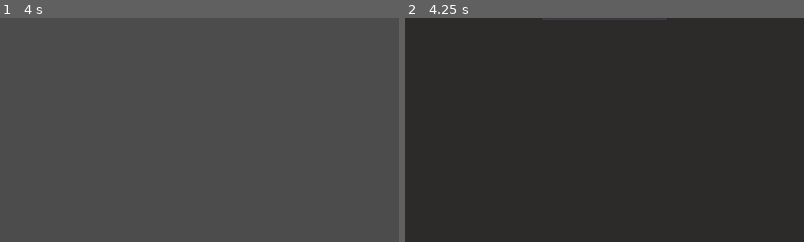
Above: before the commit, frames 1-2 (left to right).
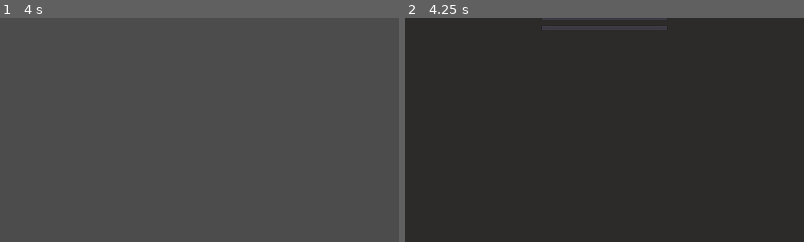
Above: after the commit, the same moments.

Repository: SwanZey/Matura
Game: Godot game, scene res://GUI.tscn
Same seed, same stepped clock (60 frames per second), same inputs: the game is played once before the commit and once after it. The project has no main scene, so this scene is started directly.
Inputs (mouse positions are % of the whole screen's width and height, from its top left):
- Up to frame 1 (4 s): tap Enter at 0.5, 2, 3.5 s; move the mouse to (72, 45) at 0.52 s; tap Space at 1.25, 2.75 s; move the mouse to (30, 55) at 1.27 s; move the mouse to (60, 28) at 2.02 s; move the mouse to (45, 70) at 2.77 s; move the mouse to (80, 65) at 3.52 s
- Up to frame 2 (4.25 s): tap Escape (ui_cancel) at 4.15 s
The pictures show only the part of the screen within x 25-75%, y 42-92%; the shares and areas given below are measured in that part.

Frame 1 is identical in both runs. In frame 2, 0.4% of the frame differs, in the area x 34-66%, y 3-6%.

Commit message:
gameover

Diff:
--- /dev/null
+++ b/Game/DeadMenu.gd
@@ -0,0 +1,22 @@
+extends Control
+
+
+var paused = false setget set_paused
+
+func set_paused(value):
+	paused = value
+	get_tree().paused = paused
+	visible = paused
+
+
+func _on_RestartDead_pressed():
+	self.paused = false
+	get_tree().reload_current_scene()
+
+
+func _on_Quit_pressed():
+	get_tree().quit()
+
+
+func _on_GUI_gameover():
+	self.paused = true
--- /dev/null
+++ b/Game/DeadMenu.tscn
@@ -0,0 +1,69 @@
+[gd_scene load_steps=6 format=2]
+
+[ext_resource path="res://.import/Montserrat-Regular.ttf" type="DynamicFontData" id=1]
+[ext_resource path="res://DeadMenu.gd" type="Script" id=2]
+
+[sub_resource type="DynamicFont" id=1]
+size = 50
+font_data = ExtResource( 1 )
+
+[sub_resource type="DynamicFont" id=2]
+size = 50
+font_data = ExtResource( 1 )
+
+[sub_resource type="DynamicFont" id=3]
+size = 50
+font_data = ExtResource( 1 )
+
+[node name="DeadMenu" type="Control"]
+pause_mode = 2
+visible = false
+anchor_right = 1.0
+anchor_bottom = 1.0
+script = ExtResource( 2 )
+
+[node name="ColorRect" type="ColorRect" parent="."]
+anchor_right = 1.0
+anchor_bottom = 1.0
+color = Color( 0.129412, 0.12549, 0.12549, 0.372549 )
+
+[node name="CenterContainer" type="CenterContainer" parent="ColorRect"]
+anchor_right = 1.0
+anchor_bottom = 1.0
+
+[node name="VBoxContainer" type="VBoxContainer" parent="ColorRect/CenterContainer"]
+margin_left = 817.0
+margin_top = 420.0
+margin_right = 1102.0
+margin_bottom = 660.0
+custom_constants/separation = 14
+
+[node name="GameOver" type="Label" parent="ColorRect/CenterContainer/VBoxContainer"]
+margin_right = 285.0
+margin_bottom = 62.0
+custom_fonts/font = SubResource( 1 )
+text = "Game Over"
+align = 1
+valign = 1
+
+[node name="Control" type="Control" parent="ColorRect/CenterContainer/VBoxContainer"]
+margin_top = 76.0
+margin_right = 285.0
+margin_bottom = 76.0
+
+[node name="RestartDead" type="Button" parent="ColorRect/CenterContainer/VBoxContainer"]
+margin_top = 90.0
+margin_right = 285.0
+margin_bottom = 158.0
+custom_fonts/font = SubResource( 2 )
+text = "Restart"
+
+[node name="Quit" type="Button" parent="ColorRect/CenterContainer/VBoxContainer"]
+margin_top = 172.0
+margin_right = 285.0
+margin_bottom = 240.0
+custom_fonts/font = SubResource( 3 )
+text = "Quit"
+
+[connection signal="pressed" from="ColorRect/CenterContainer/VBoxContainer/RestartDead" to="." method="_on_RestartDead_pressed"]
+[connection signal="pressed" from="ColorRect/CenterContainer/VBoxContainer/Quit" to="." method="_on_Quit_pressed"]
--- /dev/null
+++ b/Game/GUI.gd
@@ -0,0 +1,21 @@
+extends Control
+
+
+# Declare member variables here. Examples:
+# var a = 2
+# var b = "text"
+signal gameover
+
+# Called when the node enters the scene tree for the first time.
+func _ready():
+	pass # Replace with function body.
+
+
+# Called every frame. 'delta' is the elapsed time since the previous frame.
+#func _process(delta):
+#	pass
+
+
+func _on_TileMap_dead():
+	emit_signal("gameover")
+	pass # Replace with function body.
--- a/Game/GUI.tscn
+++ b/Game/GUI.tscn
@@ -1,10 +1,13 @@
-[gd_scene load_steps=2 format=2]
+[gd_scene load_steps=4 format=2]
 
 [ext_resource path="res://PauseMenu.tscn" type="PackedScene" id=1]
+[ext_resource path="res://DeadMenu.tscn" type="PackedScene" id=2]
+[ext_resource path="res://GUI.gd" type="Script" id=3]
 
 [node name="GUI" type="Control"]
 anchor_right = 1.0
 anchor_bottom = 1.0
+script = ExtResource( 3 )
 
 [node name="Timer" type="Label" parent="."]
 margin_left = 702.0
@@ -21,3 +24,7 @@
 text = "3"
 
 [node name="PauseMenu" parent="." instance=ExtResource( 1 )]
+
+[node name="DeadMenu" parent="." instance=ExtResource( 2 )]
+
+[connection signal="gameover" from="." to="DeadMenu" method="_on_GUI_gameover"]
--- a/Game/PauseMenu.gd
+++ b/Game/PauseMenu.gd
@@ -20,3 +20,8 @@
 func _on_Quit_pressed():
 	get_tree().quit()
 	pass # Replace with function body.
+
+
+func _on_RestartPause_pressed():
+	self.is_paused = false
+	get_tree().reload_current_scene()
--- a/Game/PauseMenu.tscn
+++ b/Game/PauseMenu.tscn
@@ -8,6 +8,10 @@
 font_data = ExtResource( 1 )
 
 [sub_resource type="DynamicFont" id=2]
+size = 50
+font_data = ExtResource( 1 )
+
+[sub_resource type="DynamicFont" id=4]
 size = 50
 font_data = ExtResource( 1 )
 
@@ -33,9 +37,9 @@
 
 [node name="VBoxContainer" type="VBoxContainer" parent="Background/CenterContainer"]
 margin_left = 810.0
-margin_top = 390.0
+margin_top = 375.0
 margin_right = 1110.0
-margin_bottom = 690.0
+margin_bottom = 705.0
 rect_min_size = Vector2( 300, 300 )
 custom_constants/separation = 16
 
@@ -59,12 +63,20 @@
 custom_fonts/font = SubResource( 2 )
 text = "Continue"
 
-[node name="Quit" type="Button" parent="Background/CenterContainer/VBoxContainer"]
+[node name="RestartPause" type="Button" parent="Background/CenterContainer/VBoxContainer"]
 margin_top = 178.0
 margin_right = 300.0
 margin_bottom = 246.0
+custom_fonts/font = SubResource( 4 )
+text = "Restart"
+
+[node name="Quit" type="Button" parent="Background/CenterContainer/VBoxContainer"]
+margin_top = 262.0
+margin_right = 300.0
+margin_bottom = 330.0
 custom_fonts/font = SubResource( 3 )
 text = "Quit"
 
 [connection signal="pressed" from="Background/CenterContainer/VBoxContainer/Continue" to="." method="_on_Continue_pressed"]
+[connection signal="pressed" from="Background/CenterContainer/VBoxContainer/RestartPause" to="." method="_on_RestartPause_pressed"]
 [connection signal="pressed" from="Background/CenterContainer/VBoxContainer/Quit" to="." method="_on_Quit_pressed"]
--- a/Game/Polygon2D.tscn
+++ b/Game/Polygon2D.tscn
@@ -91,5 +91,5 @@
 [node name="Timer" type="Timer" parent="."]
 autostart = true
 
-[connection signal="dead" from="TileMap" to="." method="_on_TileMap_dead"]
+[connection signal="dead" from="TileMap" to="GUI" method="_on_TileMap_dead"]
 [connection signal="timeout" from="Timer" to="." method="_on_Timer_timeout"]
Not shown: 1 places in Game/PauseMenu.tscn that only renumber resources
